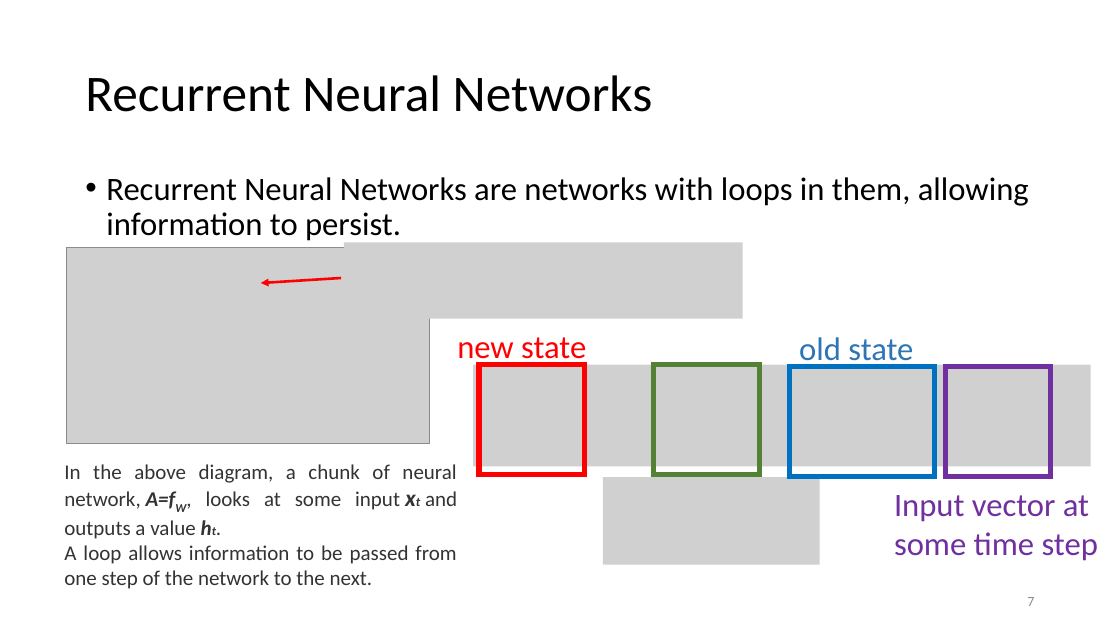
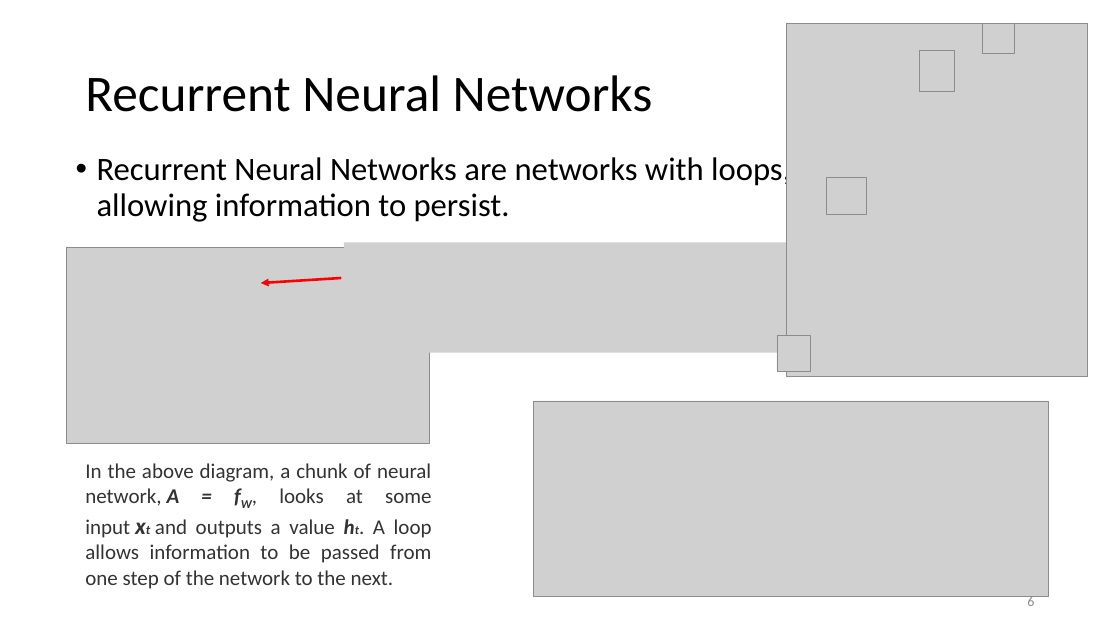
Before and after one commit to ailab-ua/courses, a slide deck: slide 6 of resources/recurrent_neural_networks_april_2019.pptx (slide 7 before the commit). Drawn at 1120x630 pixels with LibreOffice and Linux fonts; fonts in the diff are those of the drawing; grey boxes stand for pictures. Boxes give left, top, right and bottom in pixels: in the first picture for what was removed or moved away, otherwise in the second. Text is boxed around its words. In the diff, an @@ line names an element or a change of style, - is before the commit and + after.

```diff
--- a/resources/recurrent_neural_networks_april_2019.pptx
+++ b/resources/recurrent_neural_networks_april_2019.pptx
@@ picture added at bbox=[786, 24, 1087, 377] @@
@@ picture added at bbox=[983, 24, 1015, 54] @@
@@ picture added at bbox=[920, 50, 954, 91] @@
@@ text at bbox=[97, 154, 791, 222]: text changed @@
-• Recurrent Neural Networks are networks with loops in them, allowing information to persist.
+• Recurrent Neural Networks are networks with loops, allowing information to persist.
@@ picture added at bbox=[827, 178, 867, 215] @@
@@ picture: place and size @@
-picture at bbox=[344, 243, 743, 319]
+picture at bbox=[344, 243, 791, 353]
@@ text removed at bbox=[457, 337, 586, 366] @@
-new state
@@ picture added at bbox=[777, 335, 811, 372] @@
@@ text removed at bbox=[799, 337, 913, 368] @@
-old state
@@ picture removed at bbox=[473, 365, 1091, 466] @@
@@ rectangle removed at bbox=[479, 365, 585, 475] @@
@@ rectangle removed at bbox=[654, 365, 760, 475] @@
@@ rectangle removed at bbox=[790, 367, 934, 477] @@
@@ rectangle removed at bbox=[945, 367, 1051, 477] @@
@@ picture added at bbox=[534, 401, 1049, 597] @@
@@ text at bbox=[85, 463, 432, 589]: text changed @@
-In the above diagram, a chunk of neural network, A=fW, looks at some input xt and outputs a value ht.
-A loop allows information to be passed from one step of the network to the next.
+In the above diagram, a chunk of neural network, A = fW, looks at some input xt and outputs a value ht. A loop allows information to be passed from one step of the network to the next.
@@ picture removed at bbox=[603, 477, 820, 565] @@
@@ text removed at bbox=[894, 495, 1098, 561] @@
-Input vector at some time step
@@ page number at bbox=[1027, 596, 1034, 606]: text changed @@
-7
+6
```
Also in this commit, not shown: 29 other slides changed, 1 slide added, 2 slides removed.
